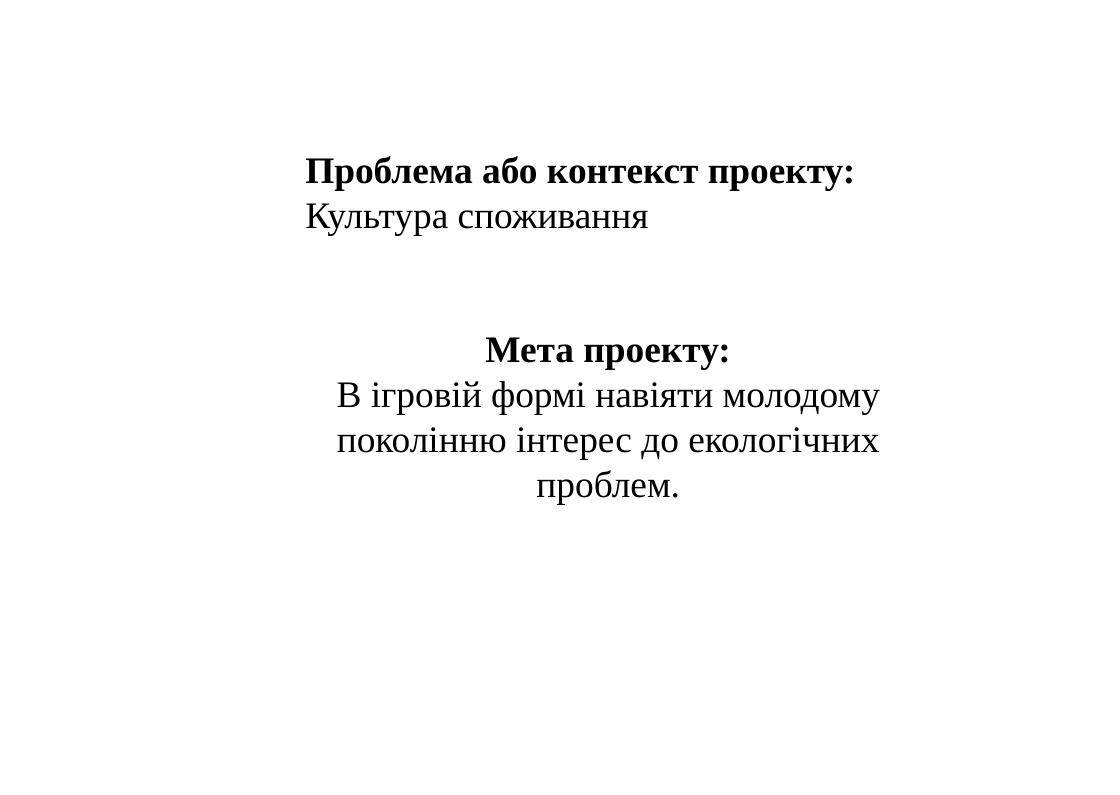
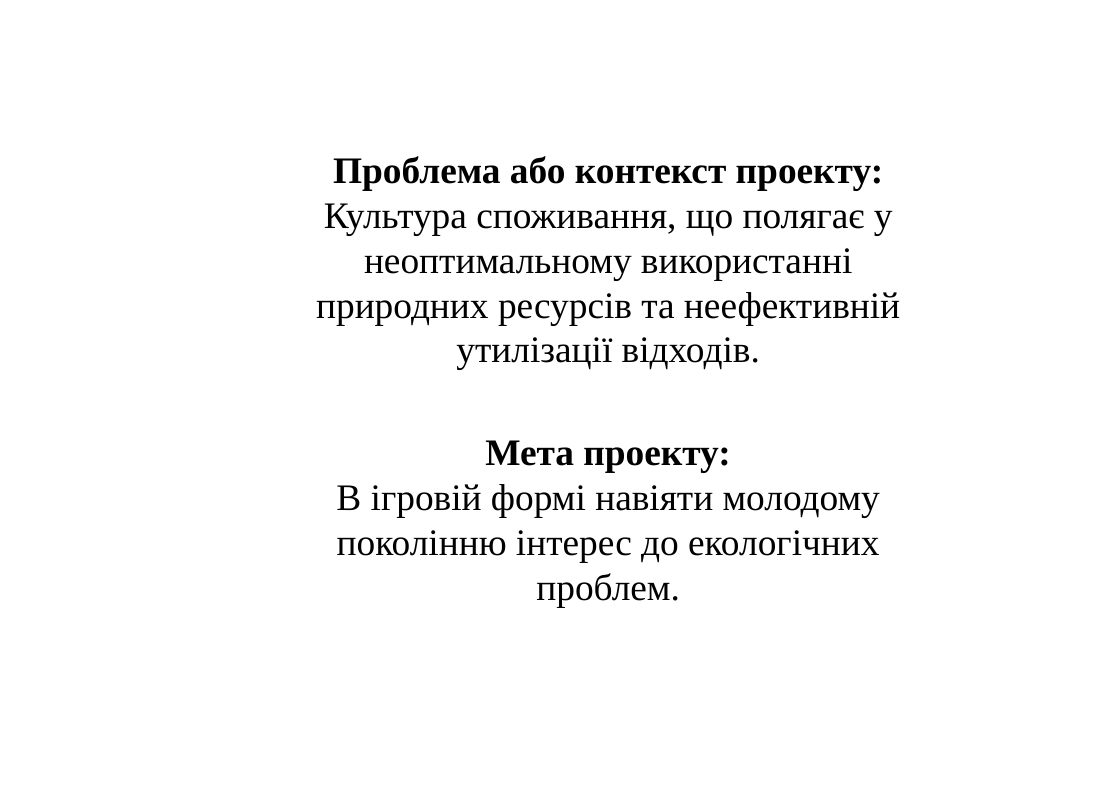
Before and after one commit to plekhotkindmytro/GarbageCollector, a slide deck: slide 2 of Garbage Collector Game.pptx. Drawn at 1120x795 pixels with LibreOffice and Linux fonts; fonts in the diff are those of the drawing; background and template pictures are left out. Boxes give left, top, right and bottom in pixels: in the first picture for what was removed or moved away, otherwise in the second. Text is boxed around its words. In the diff, an @@ line names an element or a change of style, - is before the commit and + after.

```diff
--- a/Garbage Collector Game.pptx
+++ b/Garbage Collector Game.pptx
@@ text at [316,156,900,472]: text changed; bold off @@
-Проблема або контекст проекту:
-Культура споживання
-Мета проекту:
+Проблема або контекст проекту:
+Культура споживання, що полягає у неоптимальному використанні природних ресурсів та неефективній утилізації відходів.
+Мета проекту:
```
Also in this commit, not shown: 6 other slides changed, 1 other file.
